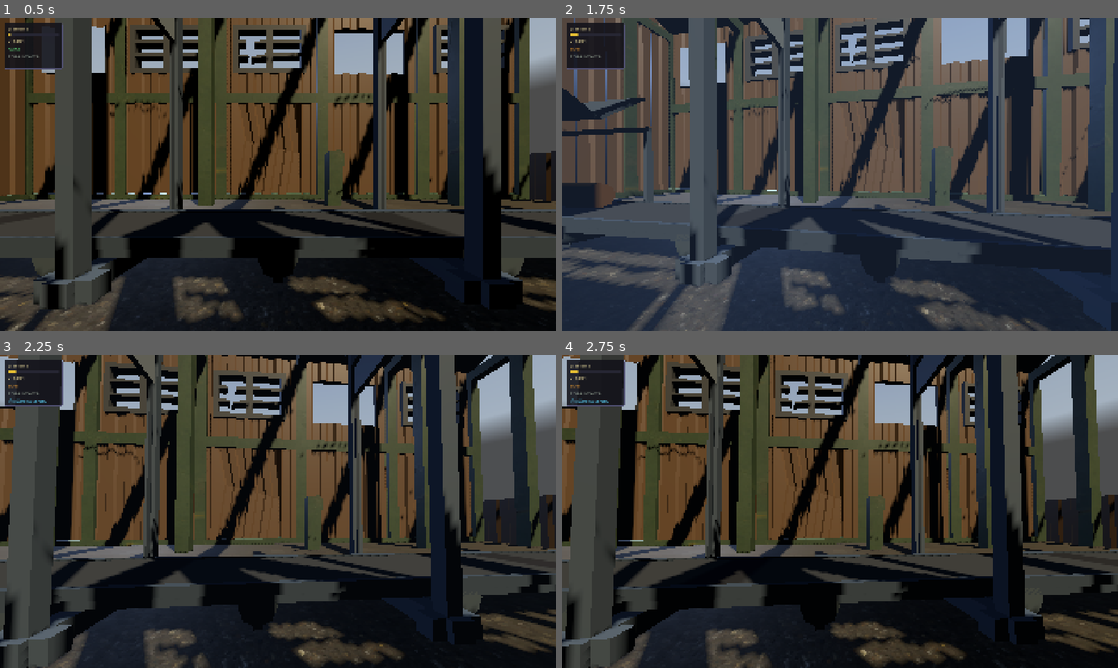
Above: before the commit, frames 1-4 (two rows, left to right).
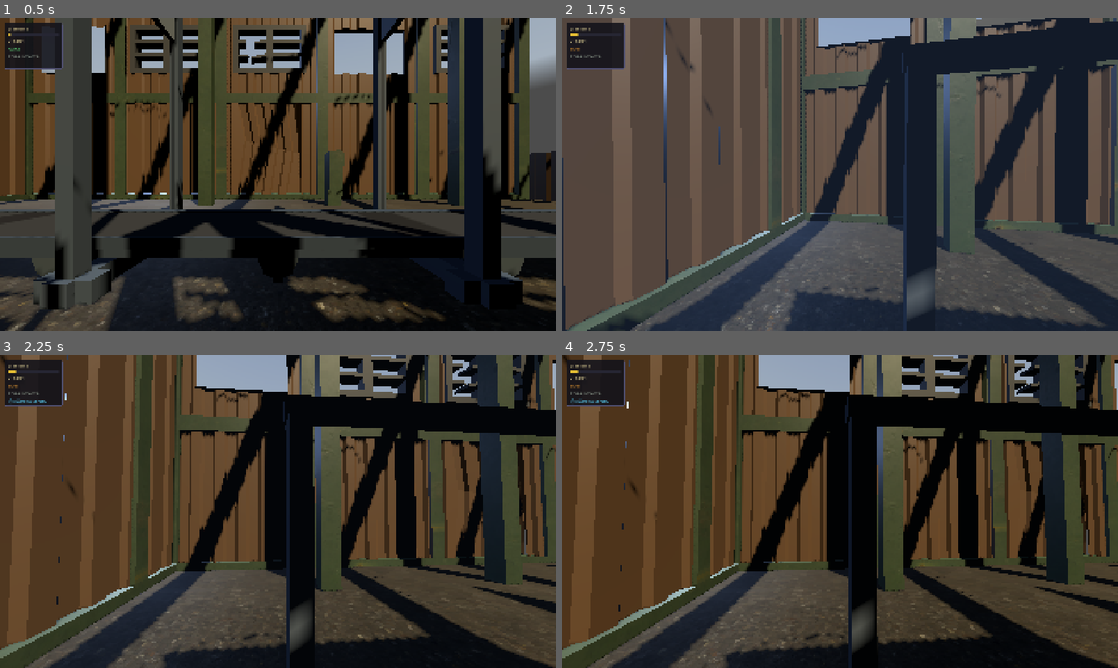
Above: after the commit, the same moments.

Repository: mateusalkimim/relativity-paradox-lab
Game: Godot game, scene res://scenes/main.tscn
Same seed, same stepped clock (60 frames per second), same inputs: the game is played once before the commit and once after it. A sky picture missing from this copy of the repository is replaced by a grey-blue gradient.
Inputs (mouse positions are in pixels of both pictures, inside the frame that each line leads up to):
- Up to frame 1 (0.5 s): no input
- Up to frame 2 (1.75 s): move the mouse to (867, 174) at 0.52 s; hold Q (switch_frame) 0.53-1.28 s; hold E (speed_up) from 0.53 s (still down); move the mouse to (812, 174) at 1.27 s; tap Space (action_primary) at 1.35 s; tap Q (switch_frame) at 1.55 s
- Up to frame 3 (2.25 s): keep holding E (speed_up); move the mouse to (289, 505) at 2.02 s; hold P (slow_motion) from 2.03 s (still down)
- Up to frame 4 (2.75 s): keep holding E (speed_up); keep holding P (slow_motion); tap Q (switch_frame) at 2.3 s

Frame 1 is identical in both runs. In frame 2, 68% of the frame differs, in the area x 0-100%, y 0-100%; in frame 3, 74%; in frame 4, 74%.

Commit message:
feat(palco): avatares Bob/Alice e troca de corpo na transição de referencial
- avatar.gd: figura humana low-poly procedural (Bob e Alice)
- Bob viaja na correia atrás da tora e contrai com ela em ALICE;
  Alice no posto ao lado da esteira, dentro do MovingWorld
- midpoint swap: no pico do tint o player teleporta para o posto do
  referencial novo (velocity zerada) e os avatares trocam de visibilidade
- Correia reparentada para fora do MovingWorld + scroll só em ALICE:
  a superfície da correia está em repouso com a tora, não com o galpão
- BeltWalkway estático: piso físico sobre a correia nos dois frames
- soft-cap β ≤ 0.9 em BOB (offset de simultaneidade cabe na passada)
- README: Semana 4 atualizada + §3.4 expansão futura (Barra e Fenda IV.B)

Co-Authored-By: Claude Fable 5 <noreply@anthropic.com>

Diff:
--- /dev/null
+++ b/scripts/avatar.gd
@@ -0,0 +1,41 @@
+# SPDX-License-Identifier: GPL-3.0-or-later
+# Copyright (C) 2026 Mateus Alkimim
+extends Node3D
+class_name Avatar
+
+# Figura humana low-poly procedural — Bob (na esteira) e Alice (no posto
+# da guilhotina). Briefing 2026-06-12: ancoragem narrativa dos referenciais.
+# Pés na origem (y=0); ~1.4u de altura; frente = -Z (padrão Godot).
+
+# 2. Exportadas (definir antes de add_child — _ready constrói com elas)
+@export var shirt_color: Color = Color(0.75, 0.45, 0.2)
+@export var pants_color: Color = Color(0.25, 0.30, 0.40)
+@export var skin_color: Color = Color(0.87, 0.67, 0.51)
+@export var helmet_color: Color = Color(0.90, 0.75, 0.20)
+
+# 7. Funções built-in
+
+func _ready() -> void:
+	_box("LegL", Vector3(-0.10, 0.25, 0.0), Vector3(0.16, 0.50, 0.16), pants_color)
+	_box("LegR", Vector3(0.10, 0.25, 0.0), Vector3(0.16, 0.50, 0.16), pants_color)
+	_box("Torso", Vector3(0.0, 0.78, 0.0), Vector3(0.40, 0.56, 0.24), shirt_color)
+	_box("ArmL", Vector3(-0.27, 0.75, 0.0), Vector3(0.12, 0.50, 0.14), shirt_color)
+	_box("ArmR", Vector3(0.27, 0.75, 0.0), Vector3(0.12, 0.50, 0.14), shirt_color)
+	_box("Head", Vector3(0.0, 1.20, 0.0), Vector3(0.24, 0.26, 0.24), skin_color)
+	_box("Helmet", Vector3(0.0, 1.36, 0.0), Vector3(0.30, 0.10, 0.30), helmet_color)
+
+# 9. Funções privadas
+
+func _box(node_name: String, pos: Vector3, size: Vector3, color: Color) -> void:
+	var mi := MeshInstance3D.new()
+	mi.name = node_name
+	mi.position = pos
+	var mesh := BoxMesh.new()
+	mesh.size = size
+	var mat := StandardMaterial3D.new()
+	mat.albedo_color = color
+	mat.shading_mode = BaseMaterial3D.SHADING_MODE_PER_VERTEX
+	mat.roughness = 0.9
+	mi.mesh = mesh
+	mi.set_surface_override_material(0, mat)
+	add_child(mi)
--- a/scripts/esteira.gd
+++ b/scripts/esteira.gd
@@ -62,9 +62,6 @@
 	_build_structure()
 
 func _process(delta: float) -> void:
-	# O scroll roda nos dois referenciais: em ALICE a superfície acompanha a
-	# tora; em BOB a estrutura recua a -v enquanto a superfície avança a +v
-	# relativa a ela — saldo visual: superfície em repouso com a tora. Correto.
 	_scroll_belt(delta)
 
 func _unhandled_input(event: InputEvent) -> void:
@@ -189,6 +186,11 @@
 func _scroll_belt(delta: float) -> void:
 	if _mat == null:
 		return
+	# Scroll só em ALICE: no referencial de Bob a superfície da correia está
+	# em repouso com a tora — quem recua é a estrutura (MovingWorld, movido
+	# pelo FrameController). Scroll aqui somaria movimento que não existe.
+	if GameState.current_frame != GameState.Frame.ALICE:
+		return
 	# UV scroll creates the illusion of belt movement without any node translating.
 	# This is preferable to moving geometry: no floating-point drift, no wrap logic,
 	# and frame_controller.gd can scale this whole node for Lorentz contraction
--- a/scripts/frame_controller.gd
+++ b/scripts/frame_controller.gd
@@ -35,16 +35,21 @@
 const EXIT_TILT_RAD: float = -1.1
 # Desaceleração suave do mundo ao fim da passada em BOB
 const BOB_STOP_DURATION: float = 1.0
+# Bob acompanha a tora 3.5u atrás do centro, contido na correia (início em -10)
+const BOB_FOLLOW_OFFSET: float = -3.5
+const BOB_MIN_X: float = -9.5
 # Pico de opacidade do tint azulado durante a transição (efeito sutil, README Semana 3)
 const TINT_PEAK_ALPHA: float = 0.22
 const TINT_COLOR: Color = Color(0.45, 0.65, 1.0)
 
 # 5. Variáveis privadas
 var _world: Node3D
-var _esteira: Esteira
 var _tora: Tora
 var _guillotine_left: Guillotine
 var _guillotine_right: Guillotine
+var _bob_avatar: Avatar
+var _alice_avatar: Avatar
+var _player: CharacterBody3D
 var _tint: ColorRect
 var _phase: ToraPhase = ToraPhase.RIDING
 var _lifecycle_tween: Tween
@@ -52,7 +57,6 @@
 var _world_speed_scale: float = 1.0
 var _bob_pass_done: bool = false
 var _bob_stop_tween: Tween
-var _scroll_scale_default: float = 0.8
 
 # 7. Funções built-in
 
@@ -72,6 +76,7 @@
 		# Tora só viaja em RIDING; EXITING/SPAWNING são animados por tween
 		if _phase == ToraPhase.RIDING:
 			_tora.position.x += step
+			_follow_tora_with_bob()
 			if _tora.position.x > EXIT_TRIGGER_X:
 				_begin_exit()
 	else:
@@ -93,14 +98,14 @@
 # 8. Funções públicas
 
 # Chamado por galpao.gd antes de add_child — injeta as referências da cena
-func setup(world: Node3D, esteira: Esteira, tora: Tora,
-		guillotine_left: Guillotine, guillotine_right: Guillotine) -> void:
+func setup(world: Node3D, tora: Tora, guillotine_left: Guillotine,
+		guillotine_right: Guillotine, bob_avatar: Avatar, alice_avatar: Avatar) -> void:
 	_world = world
-	_esteira = esteira
-	_scroll_scale_default = esteira.uv_scroll_visual_scale
 	_tora = tora
 	_guillotine_left = guillotine_left
 	_guillotine_right = guillotine_right
+	_bob_avatar = bob_avatar
+	_alice_avatar = alice_avatar
 	_guillotine_left.blade_crossed_cut_plane.connect(_check_cut.bind(_guillotine_left))
 	_guillotine_right.blade_crossed_cut_plane.connect(_check_cut.bind(_guillotine_right))
 	_tora.was_cut.connect(func() -> void: GameState.set_tora_cut(true))
@@ -173,23 +178,51 @@
 # Fim da passada em BOB: o galpão já passou inteiro pela tora. Em vez de
 # teleportar de volta, o mundo desacelera suavemente e para — a repetição
 # fica a cargo do operador (LB volta a Alice, B reseta, slow-mo no replay).
-# O scroll da correia desacelera junto para manter a coerência visual.
+# A correia não entra aqui: em BOB ela já não rola (guard em Esteira._scroll_belt).
 func _finish_bob_pass() -> void:
 	_bob_pass_done = true
-	_bob_stop_tween = create_tween().set_parallel(true) \
+	_bob_stop_tween = create_tween() \
 		.set_trans(Tween.TRANS_CUBIC).set_ease(Tween.EASE_OUT)
 	_bob_stop_tween.tween_property(self, "_world_speed_scale", 0.0, BOB_STOP_DURATION)
-	_bob_stop_tween.tween_property(_esteira, "uv_scroll_visual_scale", 0.0, BOB_STOP_DURATION)
 
 func _reset_bob_pass() -> void:
 	# Mata o tween de desaceleração se ainda estiver rodando — sem isso ele
-	# continuaria após a troca de frame e re-zeraria o scroll em ALICE,
-	# congelando a correia permanentemente
+	# continuaria após a troca de frame e re-zeraria _world_speed_scale
 	if _bob_stop_tween != null and _bob_stop_tween.is_valid():
 		_bob_stop_tween.kill()
 	_bob_pass_done = false
 	_world_speed_scale = 1.0
-	_esteira.uv_scroll_visual_scale = _scroll_scale_default
+
+# Bob caminha na correia atrás da tora: mesma velocidade (está em repouso no
+# referencial dela) e mesma contração — em ALICE ele é um corpo em movimento.
+func _follow_tora_with_bob() -> void:
+	_bob_avatar.position.x = clampf(_tora.position.x + BOB_FOLLOW_OFFSET,
+			BOB_MIN_X, EXIT_TRIGGER_X)
+	_bob_avatar.scale.x = _tora.scale.x
+
+# Meio da transição (pico do tint): o operador "troca de corpo". Vai para o
+# posto do referencial novo com velocidade zerada, e os avatares trocam de
+# visibilidade — quem o operador encarna some, o outro aparece.
+func _midpoint_swap() -> void:
+	var is_bob := GameState.current_frame == GameState.Frame.BOB
+	if not is_bob:
+		# Reassenta Bob atrás da tora antes de revelá-lo (a tora está no meio
+		# do tween de volta; sem isso ele apareceria onde a passada parou)
+		_follow_tora_with_bob()
+	var player := _get_player()
+	if player != null:
+		var target: Avatar = _bob_avatar if is_bob else _alice_avatar
+		player.global_position = target.global_position
+		player.velocity = Vector3.ZERO
+	_bob_avatar.visible = not is_bob
+	_alice_avatar.visible = is_bob
+
+# Lazy: o Player entra na cena depois do Galpao (main.tscn), então o grupo
+# "player" ainda não existe quando este controller dá _ready
+func _get_player() -> CharacterBody3D:
+	if _player == null:
+		_player = get_tree().get_first_node_in_group("player") as CharacterBody3D
+	return _player
 
 # Garante a tora assentada na correia (usado na troca de referencial,
 # que pode interromper animações de entrada/saída no meio)
@@ -209,6 +242,8 @@
 	if _lifecycle_tween != null and _lifecycle_tween.is_valid():
 		_lifecycle_tween.kill()
 	_snap_tora_to_belt()
+	# Troca de corpo no pico do tint, quando a tela está mais encoberta
+	get_tree().create_timer(TRANSITION_DURATION * 0.5).timeout.connect(_midpoint_swap)
 
 	var inv_gamma := 1.0 / GameState.get_gamma()
 	var is_bob := new_frame == GameState.Frame.BOB
--- a/scripts/galpao.gd
+++ b/scripts/galpao.gd
@@ -17,6 +17,8 @@
 var _guillotine_right: Guillotine
 var _esteira: Esteira
 var _tora: Tora
+var _bob_avatar: Avatar
+var _alice_avatar: Avatar
 # Grupo escalado/movido pelo FrameController no referencial de Bob.
 # Tudo que está em repouso no referencial de Alice (galpão, guilhotinas,
 # esteira) vai aqui dentro; tora, skydome, luzes e HUD ficam fora.
@@ -29,8 +31,10 @@
 	_build_esteira()
 	_build_guillotines()
 	_build_tora()
+	_build_avatars()
 	_build_ground()
 	_build_boundary_walls()
+	_build_belt_walkway()
 	_setup_lighting()
 	_build_hud()
 	_build_frame_controller()
@@ -81,10 +85,39 @@
 	body.add_child(col)
 	add_child(body)
 
+# Piso físico invisível sobre a correia: o player anda na esteira nos dois
+# referenciais. Estático e fora do MovingWorld, como os boundary walls —
+# a Correia visual não tem colisão e a estrutura da esteira escala em BOB.
+# Topo em y=0.5 (face superior da correia).
+func _build_belt_walkway() -> void:
+	_add_boundary("BeltWalkway", Vector3(0.0, 0.25, 0.0), Vector3(20.0, 0.5, 1.5))
+
+func _build_avatars() -> void:
+	# Bob: viaja na correia atrás da tora — fora do MovingWorld, como a tora,
+	# para não herdar a escala do mundo. O FrameController o move/contrai em
+	# ALICE e o esconde em BOB (o operador passa a SER o Bob).
+	_bob_avatar = Avatar.new()
+	_bob_avatar.name = "BobAvatar"
+	_bob_avatar.position = Vector3(LOG_RESET_X - 3.5, 0.5, 0.0)
+	_bob_avatar.rotation.y = -PI / 2  # frente -Z vira +X: olha o sentido da viagem
+	add_child(_bob_avatar)
+
+	# Alice: posto de operação ao lado da correia, em repouso no galpão —
+	# dentro do MovingWorld (contrai/desliza em BOB com o resto do mundo).
+	# Invisível no frame inicial: em ALICE o operador É a Alice.
+	_alice_avatar = Avatar.new()
+	_alice_avatar.name = "AliceAvatar"
+	_alice_avatar.shirt_color = Color(0.30, 0.45, 0.60)
+	_alice_avatar.helmet_color = Color(0.85, 0.85, 0.88)
+	_alice_avatar.position = Vector3(0.0, 0.0, -2.0)
+	_alice_avatar.rotation.y = PI  # frente -Z vira +Z: olhando para a esteira
+	_alice_avatar.visible = false
+	_world.add_child(_alice_avatar)
+
 func _build_frame_controller() -> void:
 	var fc := FrameController.new()
 	fc.name = "FrameController"
-	fc.setup(_world, _esteira, _tora, _guillotine_left, _guillotine_right)
+	fc.setup(_world, _tora, _guillotine_left, _guillotine_right, _bob_avatar, _alice_avatar)
 	add_child(fc)
 
 func _build_structure() -> void:
@@ -149,6 +182,11 @@
 	_esteira = load("res://scenes/world/esteira.tscn").instantiate() as Esteira
 	_esteira.name = "EsteiraNode"
 	_world.add_child(_esteira)
+	# A superfície da correia está em repouso com a TORA, não com o galpão:
+	# em BOB ela não pode contrair nem deslizar junto com a estrutura. Sai do
+	# MovingWorld já pronta (reparent preserva o transform global; a referência
+	# _correia interna da Esteira continua válida — é o mesmo nó).
+	_esteira.get_node("Correia").reparent(self)
 
 func _build_guillotines() -> void:
 	var half_sep := GUILLOTINE_SEPARATION * 0.5
--- a/scripts/game_state.gd
+++ b/scripts/game_state.gd
@@ -11,6 +11,10 @@
 
 const BELT_BETA_STEP: float = 0.1
 const BELT_BETA_MAX: float = 0.99
+# Soft-cap em BOB: a 0.99c o offset de simultaneidade visual (~5.6s) excede
+# a duração da passada (~3.5s) — a guilhotina esquerda baixaria com o mundo
+# já parado, fora do palco. A 0.9c tudo cabe em cena (offset 1.65s).
+const BELT_BETA_MAX_BOB: float = 0.9
 const BELT_BETA_MIN: float = 0.0
 const BELT_BETA_DEFAULT: float = 0.05
 const SLOW_MOTION_SCALE: float = 0.25
@@ -26,12 +30,17 @@
 	if is_transitioning:
 		return
 	current_frame = Frame.BOB if current_frame == Frame.ALICE else Frame.ALICE
+	# Entrar em BOB acima do cap rebaixa β silenciosamente (a HUD atualiza
+	# via frame_changed); 0.99c fica reservado ao Ato 1 em ALICE
+	if current_frame == Frame.BOB and belt_beta > BELT_BETA_MAX_BOB:
+		belt_beta = BELT_BETA_MAX_BOB
 	frame_changed.emit(current_frame)
 
 func increase_speed() -> void:
 	if is_transitioning:
 		return
-	belt_beta = minf(belt_beta + BELT_BETA_STEP, BELT_BETA_MAX)
+	var cap := BELT_BETA_MAX_BOB if current_frame == Frame.BOB else BELT_BETA_MAX
+	belt_beta = minf(belt_beta + BELT_BETA_STEP, cap)
 	velocity_changed.emit(belt_beta)
 
 func decrease_speed() -> void:
--- a/scripts/player.gd
+++ b/scripts/player.gd
@@ -13,6 +13,8 @@
 var _settle_until_ms: int = 0
 
 func _ready() -> void:
+	# Grupo usado pelo FrameController para o teleporte do midpoint swap
+	add_to_group("player")
 	_capture_mouse()
 	InputBus.look_input_changed.connect(_on_look_mouse)
 
Not shown, changed: README.md
